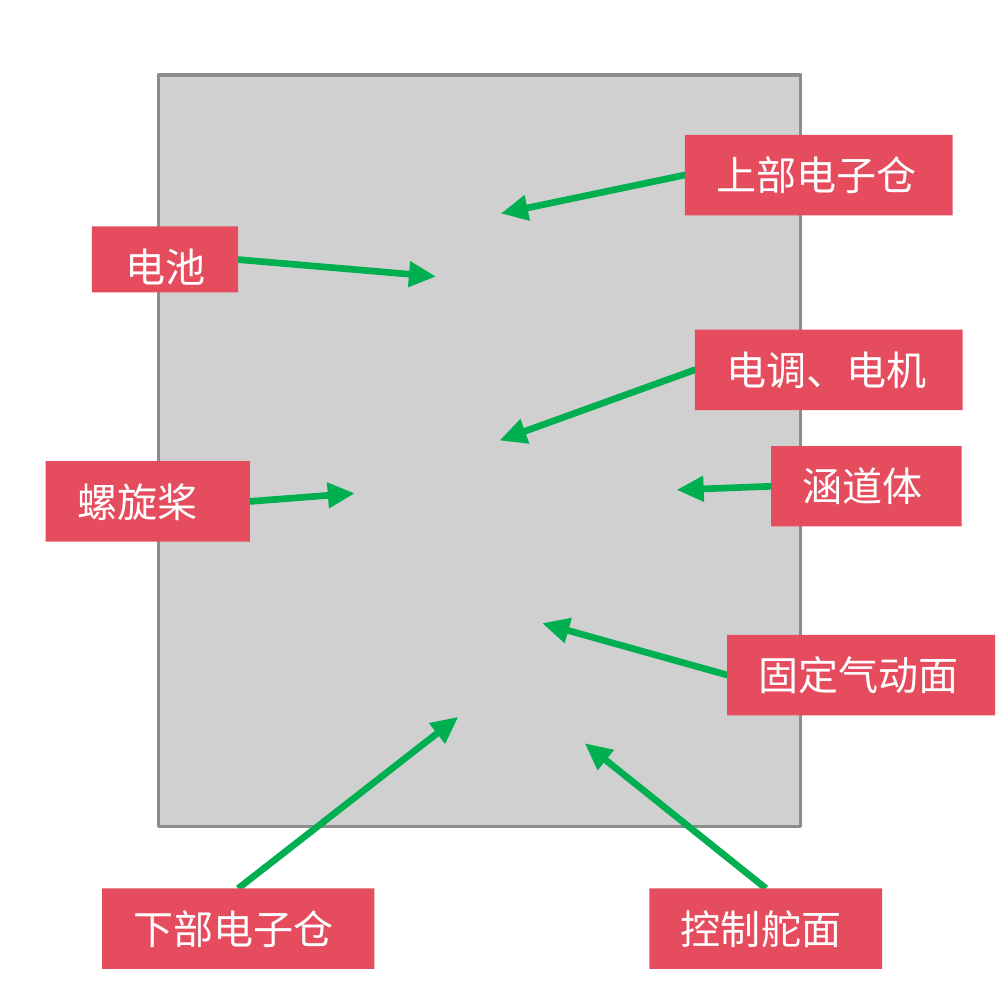
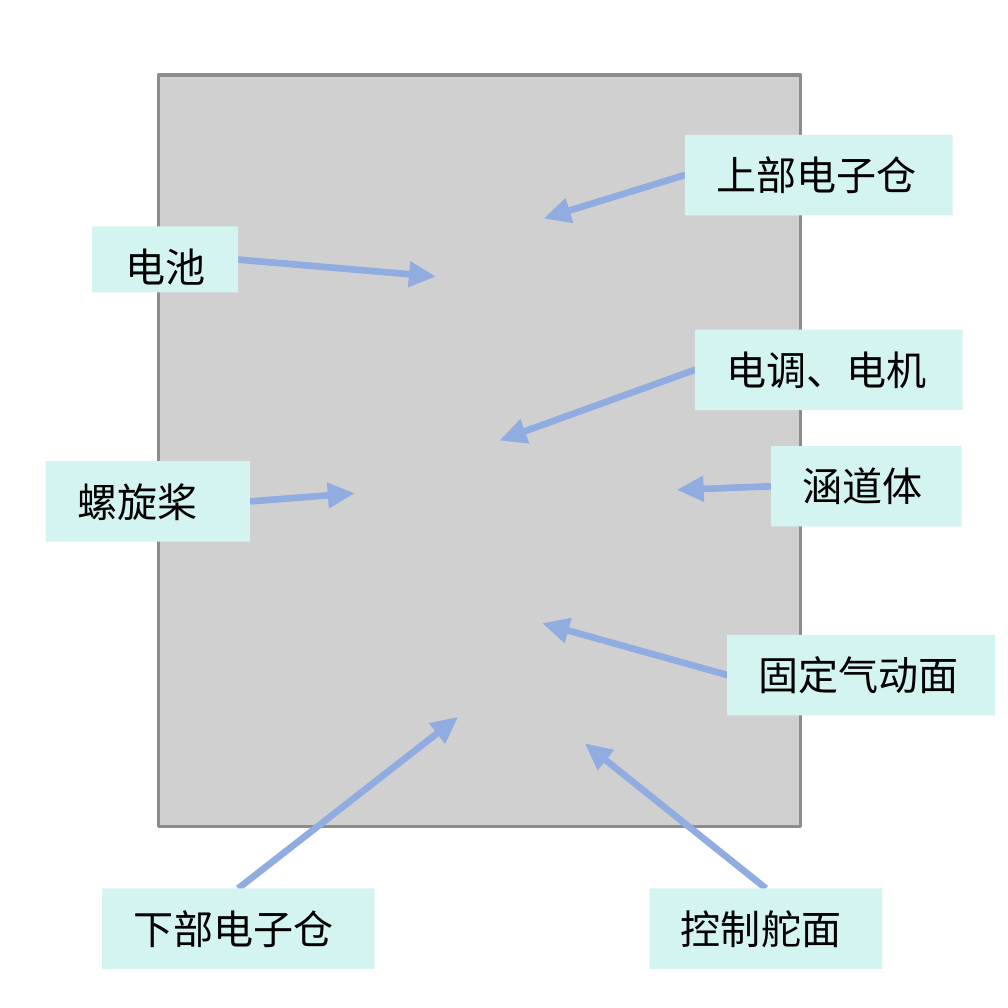
Before and after one commit to May-Terrence/SCUT_thesis, a slide deck: slide 1 of Fig/涵道结构.pptx. Drawn at 1008x1008 pixels with LibreOffice and Linux fonts; fonts in the diff are those of the drawing; grey boxes stand for pictures. Boxes give left, top, right and bottom in pixels: in the first picture for what was removed or moved away, otherwise in the second. Text is boxed around its words. In the diff, an @@ line names an element or a change of style, - is before the commit and + after.

```diff
--- a/Fig/涵道结构.pptx
+++ b/Fig/涵道结构.pptx
@@ arrow moved from (685, 176) - (502, 214) to (685, 176) - (544, 218) @@
@@ arrow (685, 176) - (544, 218): stroke #00B050 1.5 pt to #91ACE0 1.5 pt @@
@@ arrow (237, 259) - (435, 275): stroke #00B050 1.5 pt to #91ACE0 1.5 pt @@
@@ arrow (694, 371) - (499, 442): stroke #00B050 1.5 pt to #91ACE0 1.5 pt @@
@@ arrow (250, 502) - (355, 493): stroke #00B050 1.5 pt to #91ACE0 1.5 pt @@
@@ arrow (771, 486) - (678, 490): stroke #00B050 1.5 pt to #91ACE0 1.5 pt @@
@@ arrow (726, 675) - (544, 624): stroke #00B050 1.5 pt to #91ACE0 1.5 pt @@
@@ arrow (237, 890) - (458, 717): stroke #00B050 1.5 pt to #91ACE0 1.5 pt @@
@@ arrow (765, 890) - (586, 742): stroke #00B050 1.5 pt to #91ACE0 1.5 pt @@
@@ text colour #FFFFFF to #000000; fill #E54C5E to #D4F4F2 in 8 elements at box(685, 134, 954, 214), box(93, 227, 240, 294), box(694, 330, 963, 410), box(45, 461, 250, 541), box(771, 445, 963, 525), box(726, 634, 995, 714), box(102, 890, 374, 970), box(650, 890, 883, 970) @@
```
Also in this commit, not shown: 52 other files.
